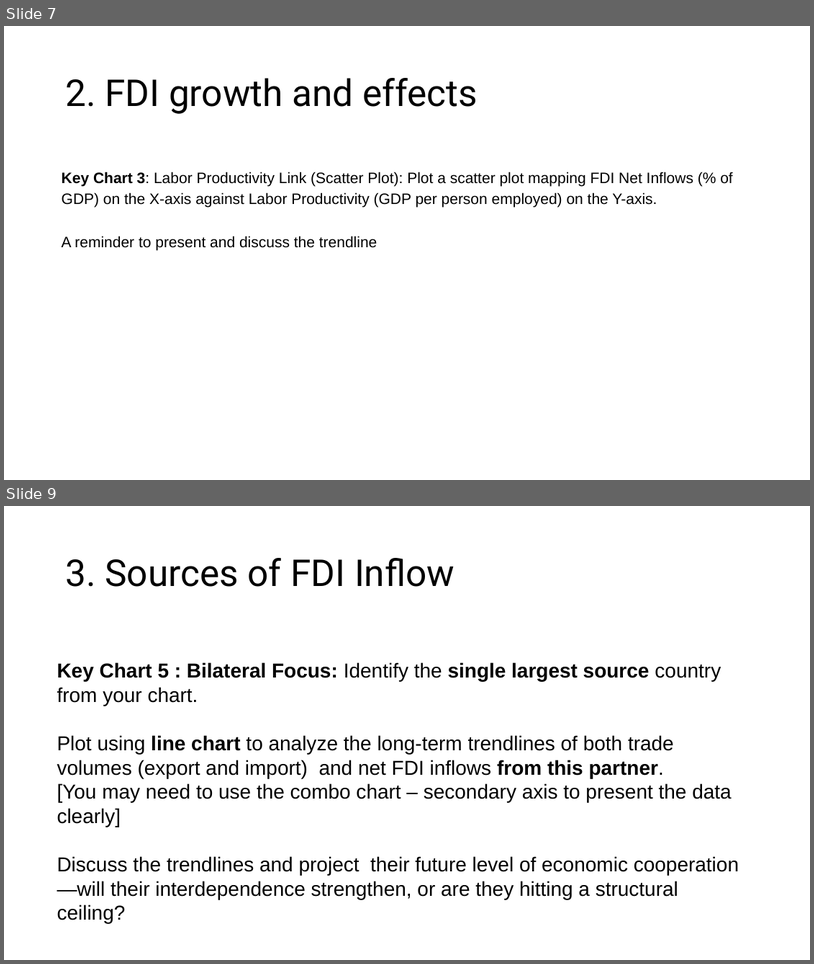
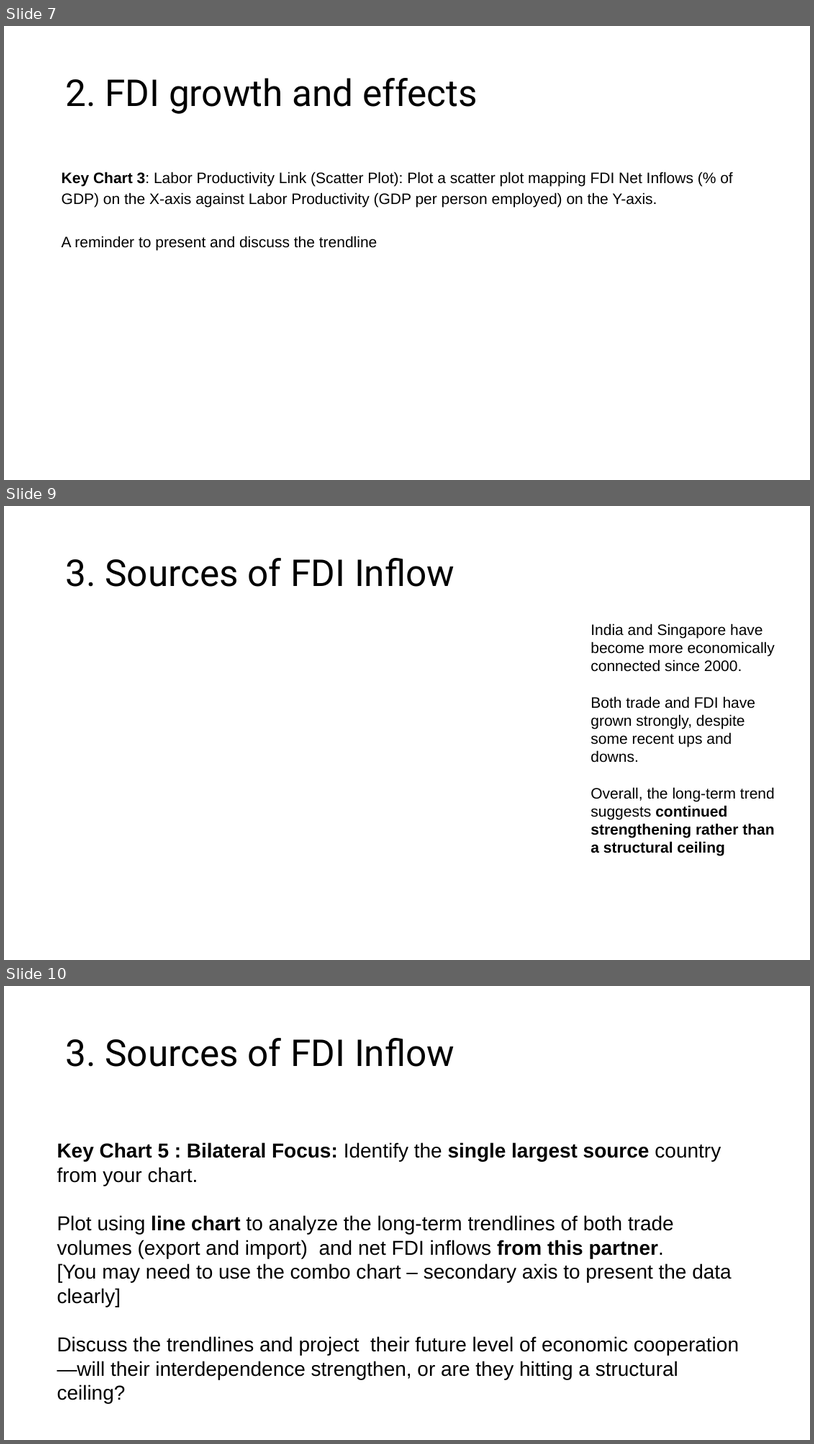
Before and after one commit to josephkohhh/SIM-UOW-Mods, a slide deck: ECON251/Assignment/T01_Group10_Presentation Slides.pptx. Shown one above the other, each under a label of ours: slides 7 and 9 before the commit, slides 7, 9 and 10 after it; the slides between them are not shown. The pictures are 814x964 and 814x1444 pixels, drawn with LibreOffice and Linux fonts; fonts in the diff are those of the drawing. Boxes give left, top, right and bottom in pixels: in the first picture for what was removed or moved away, otherwise in the second. Text is boxed around its words. In the diff, an @@ line names an element or a change of style, - is before the commit and + after.

```diff
--- a/ECON251/Assignment/T01_Group10_Presentation Slides.pptx
+++ b/ECON251/Assignment/T01_Group10_Presentation Slides.pptx
@@ slide 9 added at <box>4,506,810,960</box>, background #FFFFFF @@
@@ title added at <box>65,558,455,587</box>, 44 pt, text #000000 @@
+3. Sources of FDI Inflow
@@ text added at <box>591,623,775,856</box>, 18 pt, text #000000 @@
+India and Singapore have become more economically connected since 2000.
+Both trade and FDI have grown strongly, despite some recent ups and downs.
+Overall, the long-term trend suggests continued strengthening rather than a structural ceiling
@@ what was slide 9 is now slide 10 @@
```
Also in this commit, not shown: 3 slides changed, 8 other files.
